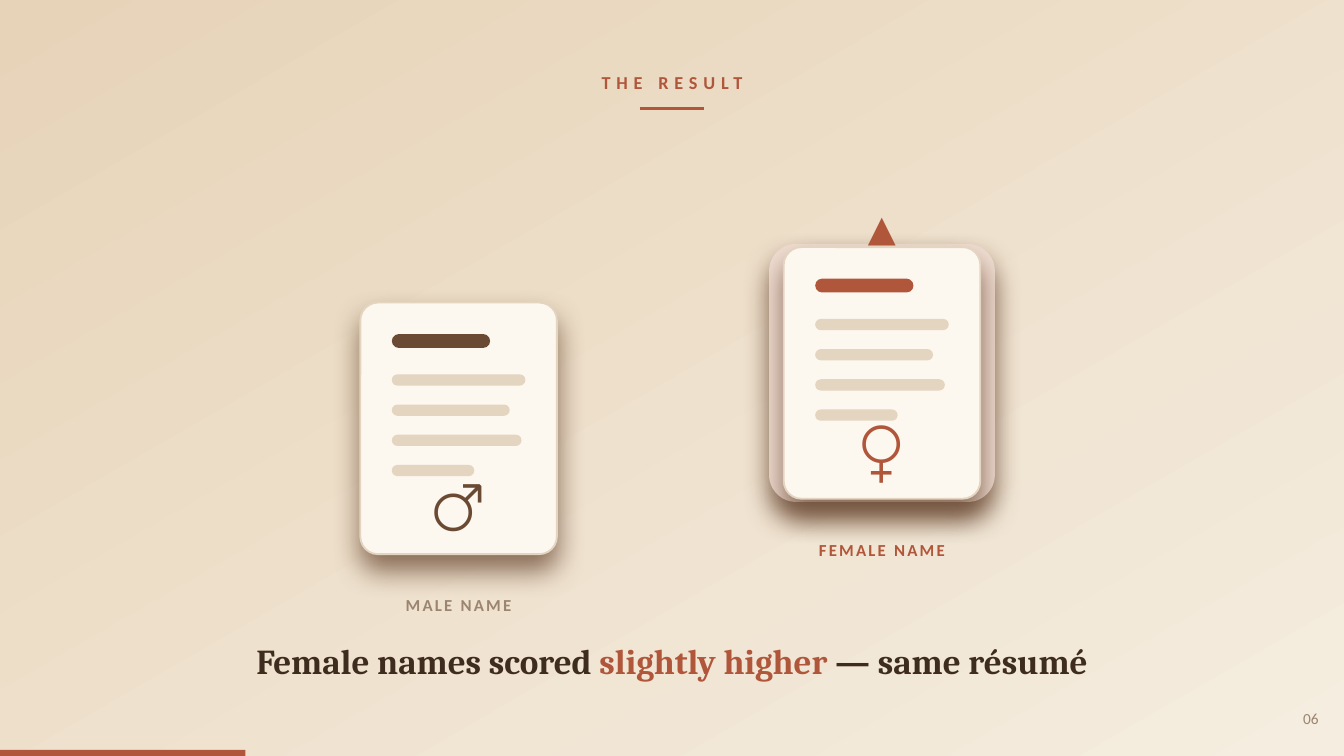
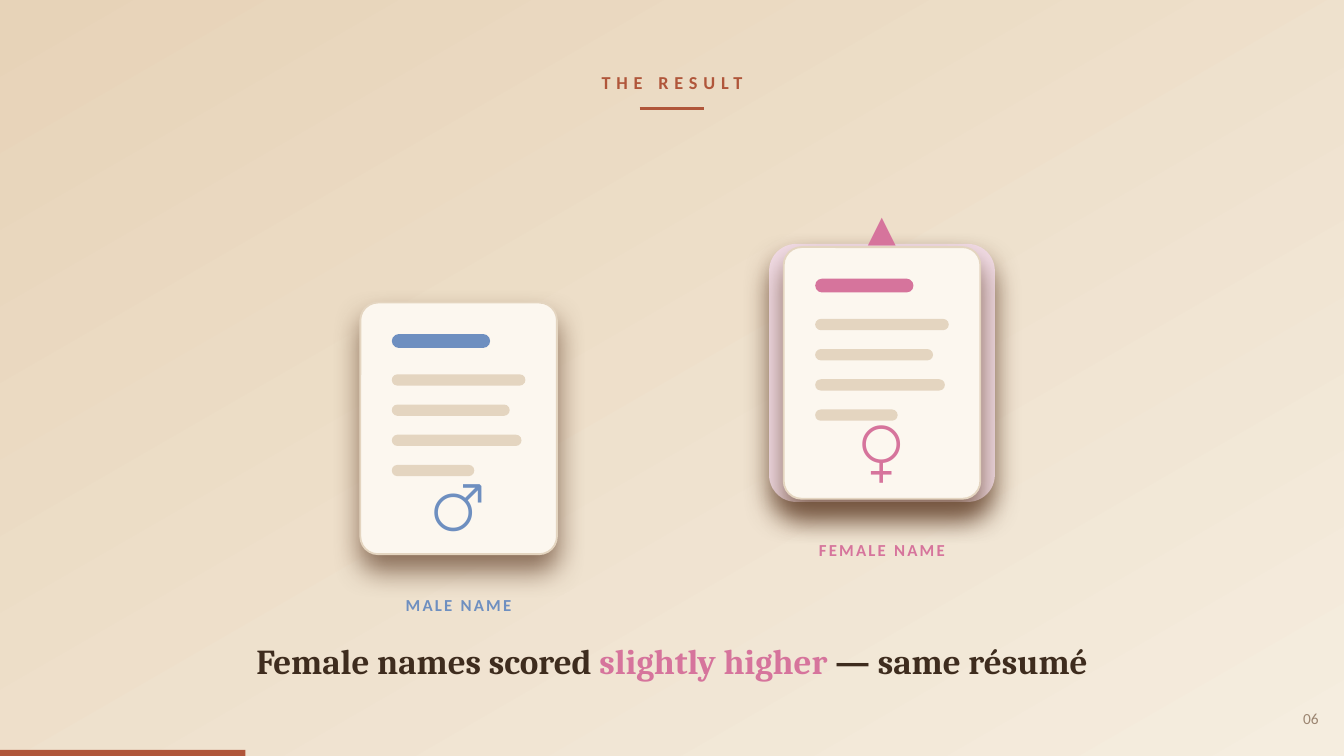
Before and after one commit to pwagle16/visual_communication, a slide deck: slide 6 of presentation/gender_bias_llm_hiring.pptx. Drawn at 1344x756 pixels with LibreOffice and Linux fonts; fonts in the diff are those of the drawing. Boxes give left, top, right and bottom in pixels: in the first picture for what was removed or moved away, otherwise in the second. Text is boxed around its words. In the diff, an @@ line names an element or a change of style, - is before the commit and + after.

```diff
--- a/presentation/gender_bias_llm_hiring.pptx
+++ b/presentation/gender_bias_llm_hiring.pptx
@@ text colour #B0563A to #D6749C in 3 elements at (819, 545, 945, 556), (784, 405, 981, 491), (832, 197, 933, 257) @@
@@ rounded rectangle at (769, 244, 995, 502): fill #F1DED3 to #F3DDE7 @@
@@ rounded rectangle at (816, 278, 913, 292): fill #B0563A to #D6749C @@
@@ rounded rectangle at (392, 334, 490, 348): fill #6B4A34 to #6E8FC0 @@
@@ text "♂" at (360, 461, 557, 546): text colour #6B4A34 to #6E8FC0 @@
@@ text "MALE NAME" at (406, 600, 512, 611): text colour #9B8571 to #6E8FC0 @@
@@ text "Female names scored slightly higher ..." at (256, 649, 1087, 682): text colour #B0563A to #D6749C in "slightly higher" @@
```
Also in this commit, not shown: 5 other slides changed, 1 other file.
